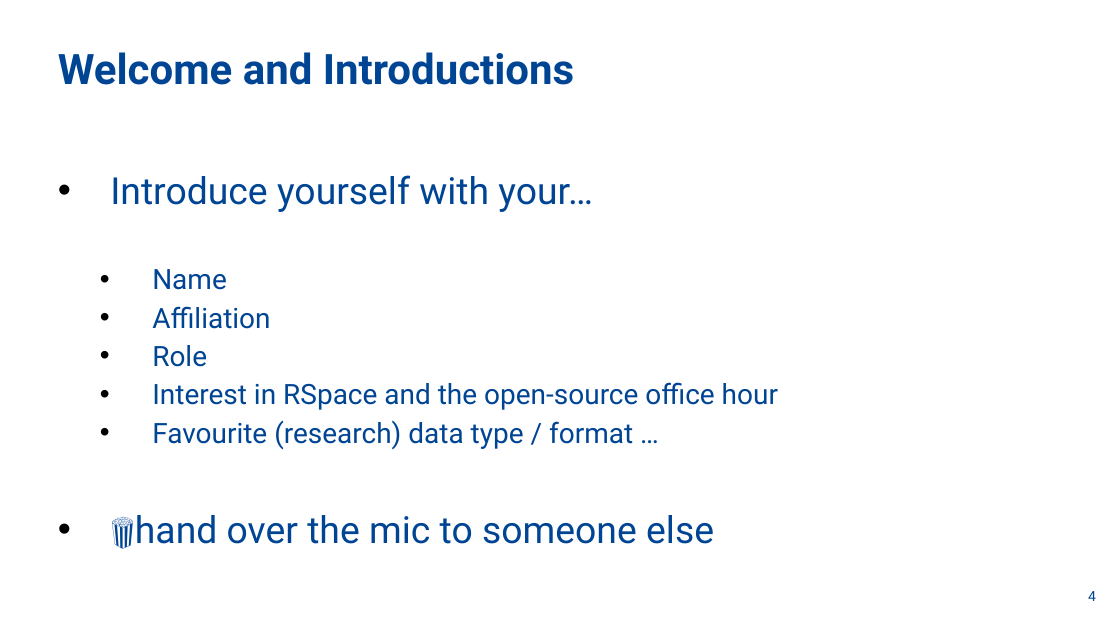
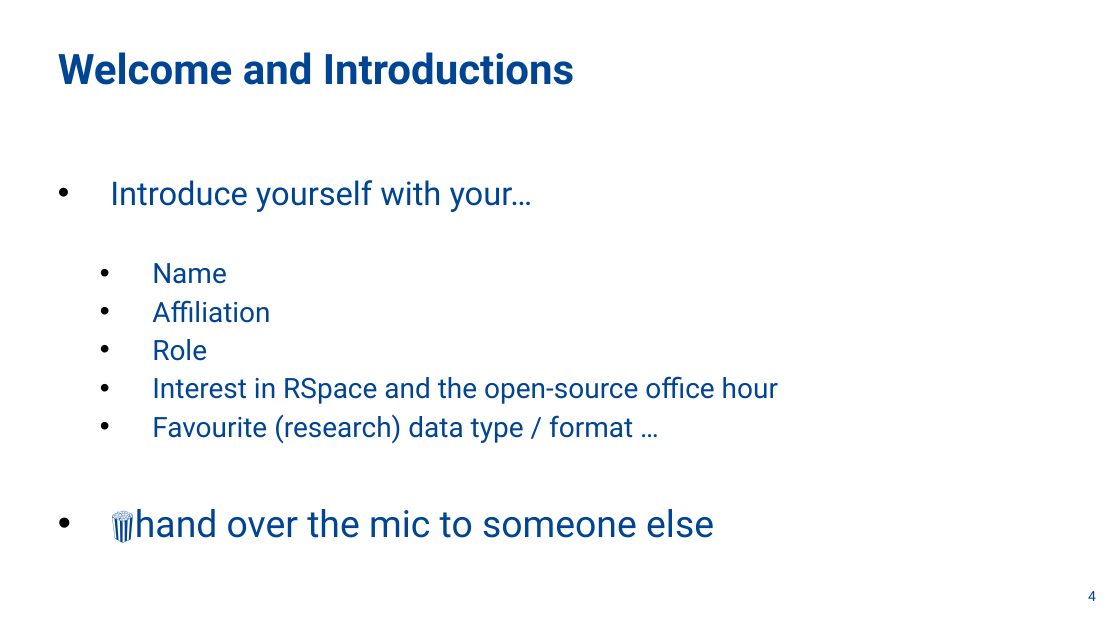
Before and after one commit to rspace-os/community, a slide deck: slide 4 of office-hours/2025-03-05 RSpace open source office hours #1.pptx. Drawn at 1120x630 pixels with LibreOffice and Linux fonts; fonts in the diff are those of the drawing; background and template pictures are left out. Boxes give left, top, right and bottom in pixels: in the first picture for what was removed or moved away, otherwise in the second. Text is boxed around its words. In the diff, an @@ line names an element or a change of style, - is before the commit and + after.

```diff
--- a/office-hours/2025-03-05 RSpace open source office hours #1.pptx
+++ b/office-hours/2025-03-05 RSpace open source office hours #1.pptx
@@ text at [110, 180, 533, 212]: size 32 to 28 pt in "Introduce yourself with your…" @@
```
Also in this commit, not shown: 7 other slides changed.
